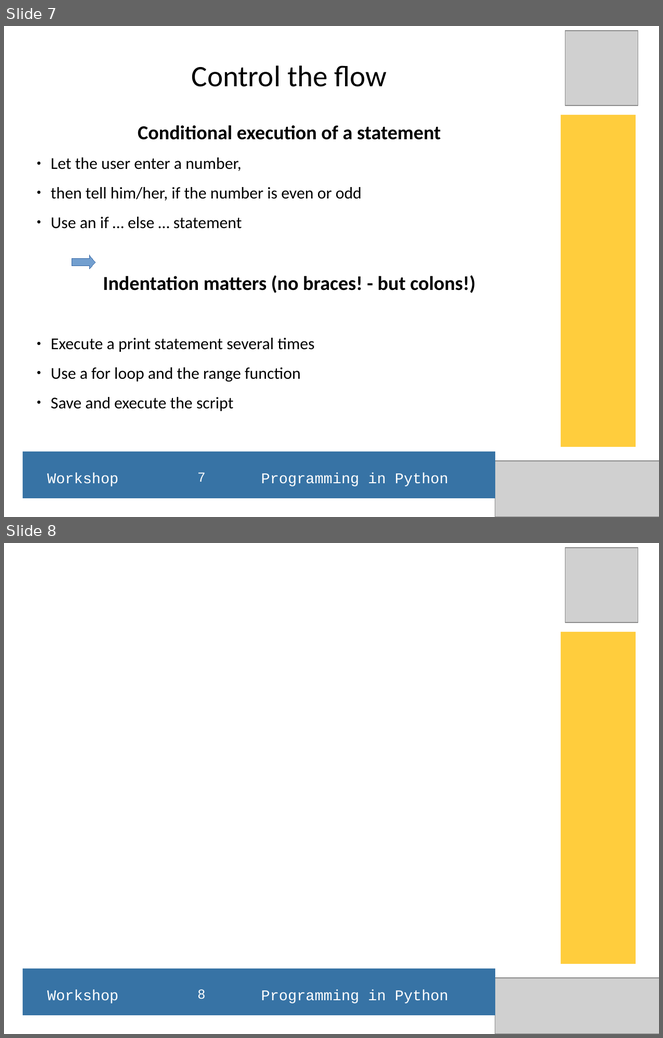
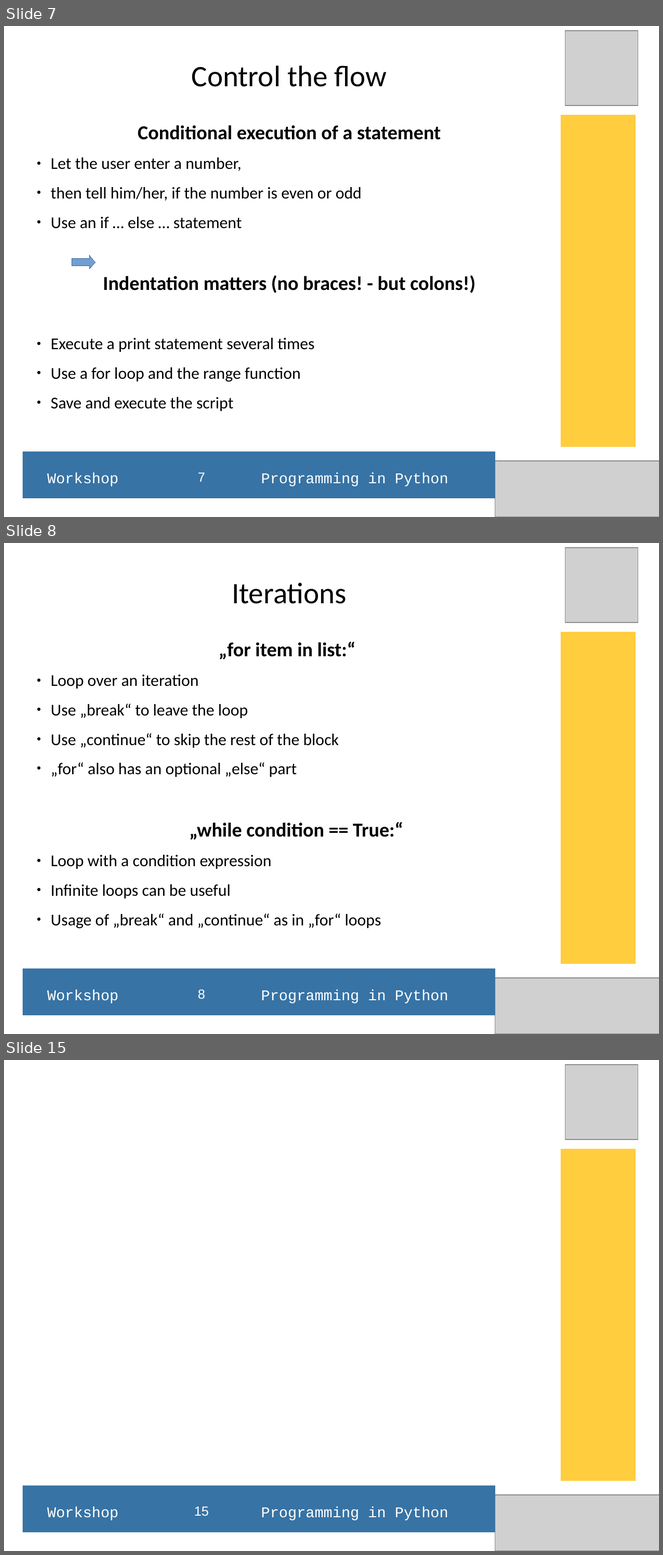
Before and after one commit to hans-boden/pyws-fablab-lisbon, a slide deck: resources/python_ws_2016Q1.odp. Shown one above the other, each under a label of ours: slides 7 and 8 before the commit, slides 7, 8 and 15 after it; the slides between them are not shown. The pictures are 663x1038 and 663x1555 pixels, drawn with LibreOffice and Linux fonts; fonts in the diff are those of the drawing; grey boxes stand for pictures. Boxes give left, top, right and bottom in pixels: in the first picture for what was removed or moved away, otherwise in the second. Text is boxed around its words. In the diff, an @@ line names an element or a change of style, - is before the commit and + after.

Commit message:
Added resources and scrips, updated the presentation file(.odp)
New ressources: Shell Command file 01 and the shell output 01 for the basic python commands
New Script: eval_loop.py  - read and interpret a shell command file and write the results to stdout

```diff
--- a/resources/python_ws_2016Q1.odp
+++ b/resources/python_ws_2016Q1.odp
@@ slide 8 added at [4, 543, 659, 1034], background #FFFFFF @@
@@ picture added at [566, 548, 638, 623] @@
@@ title added at [232, 583, 347, 604], 36 pt, text #000000 @@
+Iterations
@@ rectangle added at [561, 632, 636, 965], fill #FFCD3D @@
@@ subtitle added at [51, 642, 403, 929], 20 pt, text #000000 @@
+„for item in list:“
+● Loop over an iteration
+● Use „break“ to leave the loop
+● Use „continue“ to skip the rest of the block
+● „for“ also has an optional „else“ part
+„while condition == True:“
+● Loop with a condition expression
+● Infinite loops can be useful
+● Usage of „break“ and „continue“ as in „for“ loops
@@ rectangle added at [22, 969, 495, 1016], fill #3773A5 @@
@@ picture added at [496, 978, 659, 1034] @@
@@ text added at [47, 990, 449, 1004], 18 pt, text #FFFFFF @@
+Workshop Programming in Python
@@ page number added at [198, 990, 205, 1000], 16 pt, text #FFFFFF @@
+8
@@ what was slide 8 is now slide 15 @@
@@ page number at [194, 1507, 209, 1517]: text changed @@
-8
+15
```
Also in this commit, not shown: 1 slide changed, 6 other slides added, 3 other files.
